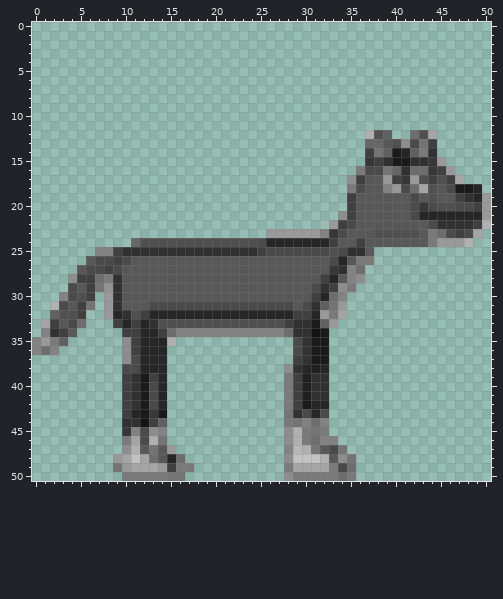
Two versions of one pixel-art sprite, project/spr/modelWolf1.png. That is the earlier state.
The file is 51x51 pixels. Colours within 5 levels of each other are drawn and written as one.
And afterwards:
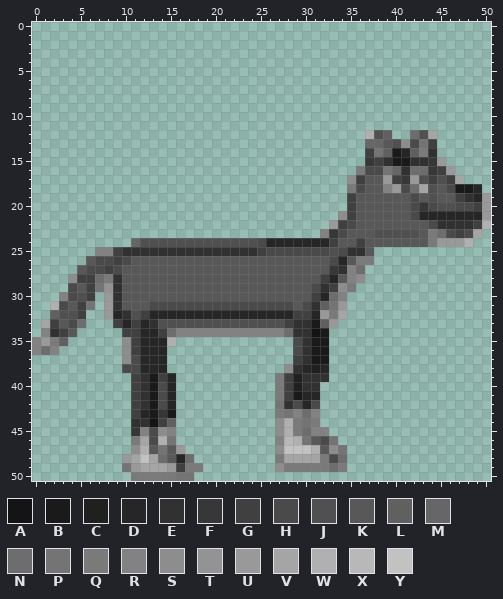
Palette (. is transparent): A #141414  B #1a1a1a  C #202020  D #262626  E #313131  F #373737  G #404040  H #4a4a4a  J #505050  K #585858  L #606060  M #666666  N #6d6d6d  P #747474  Q #7a7a7a  R #828282  S #8d8d8d  T #939393  U #999999  V #a5a5a5  W #b0b0b0  X #b8b8b8  Y #c2c2c2
Difference:
@@ x 24..33 @@
 22 .........U
-23 ..UUUUUURF
+23 ........RF
 24 JHDDDDDDDG
@@ x 7..37 @@
 38 ...HHDDD.............SEDCD.....
-39 ...GEBGD.............QGCEE.....
-40 ...GEBHD.............QGCEE.....
-41 ...GEBHD.............QGCEE.....
-42 ...GEBHD.............QGBDD.....
-43 ...GDBFB.............PEHDH.....
-44 ...EEAGL.............QPRNR.....
-45 ...FRHSR.............SWQPQ.....
-46 ...QVHWP.............SWQNRR....
-47 ...SWKPKU............RXWPKHP...
-48 ..UVYVNKDN...........SYYYWKSP..
-49 ..PUVVVUGQQ..........QVVVVQHN..
-50 ...QQQQQPP...........SQQQQQNQ..
+39 ....GEBGD...........QGCEEE.....
+40 ....GEBHD...........QGCEE......
+41 ....GEBHD...........QGBDD......
+42 ....GEBHD...........PEHDH......
+43 ....GDBFB...........QPRNR......
+44 ....EEAGL...........SWQPQ......
+45 ....FRHSR...........SWQNRR.....
+46 ....QVHWP...........RXWPKHP....
+47 ....SWKPKU..........SYYYWKSP...
+48 ...UVYVNKDN.........QVVVVQHN...
+49 ...PUVVVUGQQ........SQQQQQNQ...
+50 ....QQQQQPP....................
Pixel boxes of the changes (left, top, right, bottom) in both pictures:
erased: (266, 229, 320, 238)
changed: (113, 373, 203, 481)
changed: (275, 373, 356, 481)
